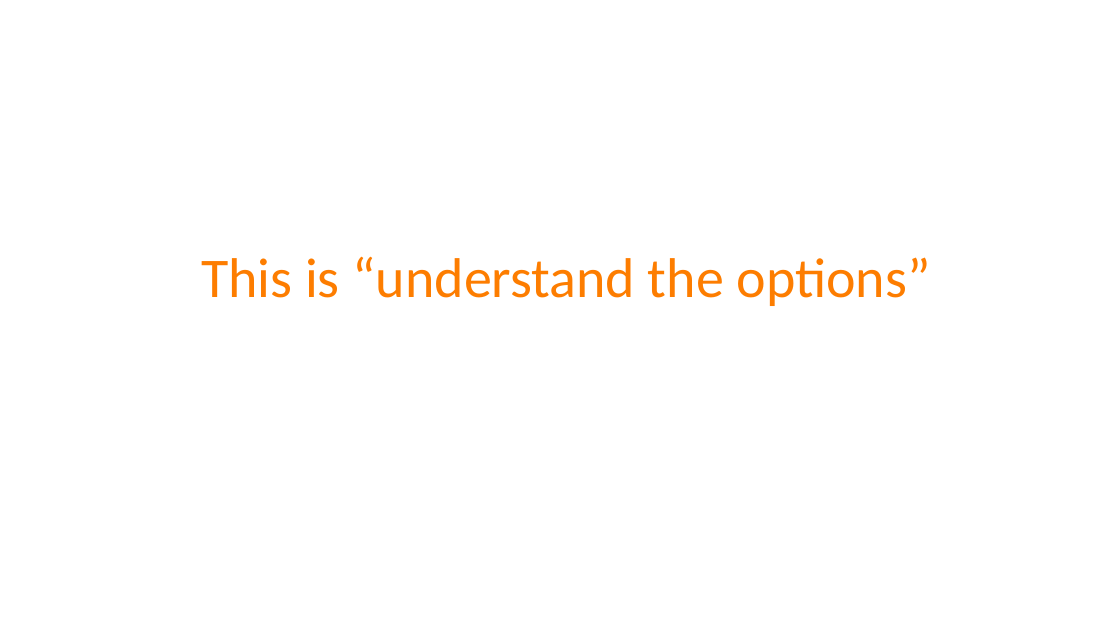
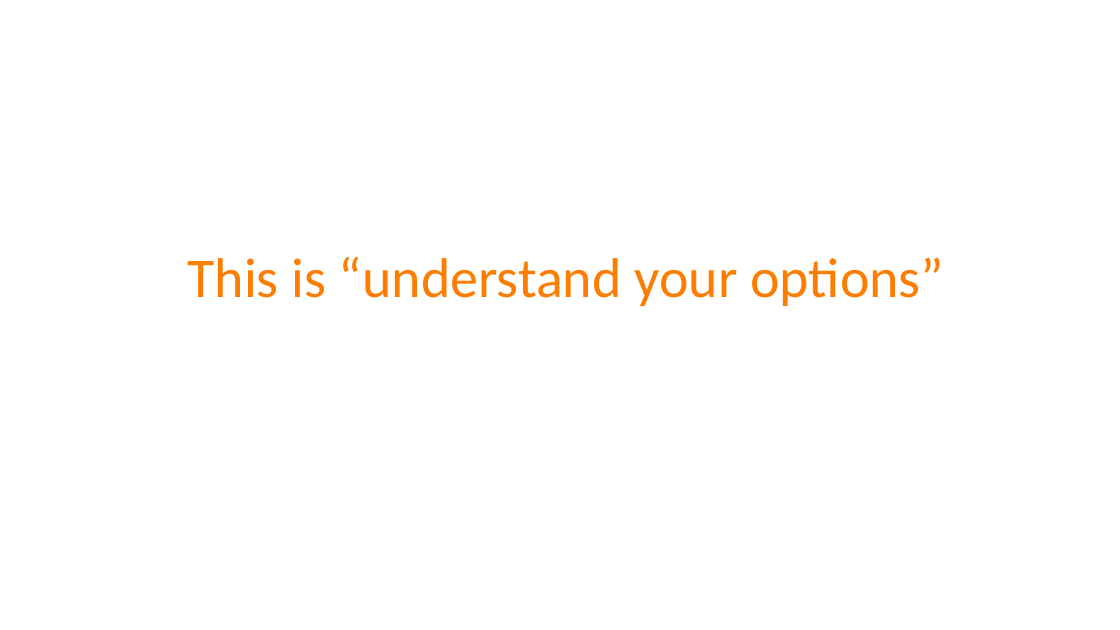
Before and after one commit to spetryjohnson/Securing-Your-API-Endpoints, a slide deck: slide 7 of Securing Your API Endpoints.pptx (slide 11 before the commit). Drawn at 1120x630 pixels with LibreOffice and Linux fonts; fonts in the diff are those of the drawing. Boxes give left, top, right and bottom in pixels: in the first picture for what was removed or moved away, otherwise in the second. Text is boxed around its words. In the diff, an @@ line names an element or a change of style, - is before the commit and + after.

```diff
--- a/Securing Your API Endpoints.pptx
+++ b/Securing Your API Endpoints.pptx
@@ title at (x1=188, y1=256, x2=944, y2=306): text changed @@
-This is “understand the options”
+This is “understand your options”
```
Also in this commit, not shown: 3 other slides changed, 8 slides added, 16 slides removed, 3 other files.
